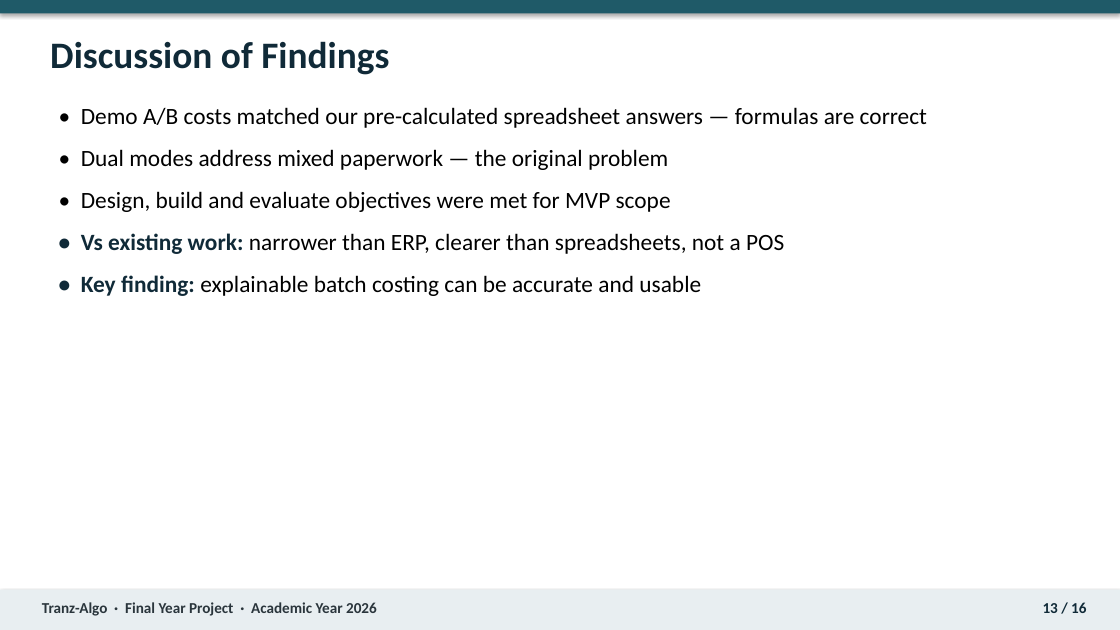
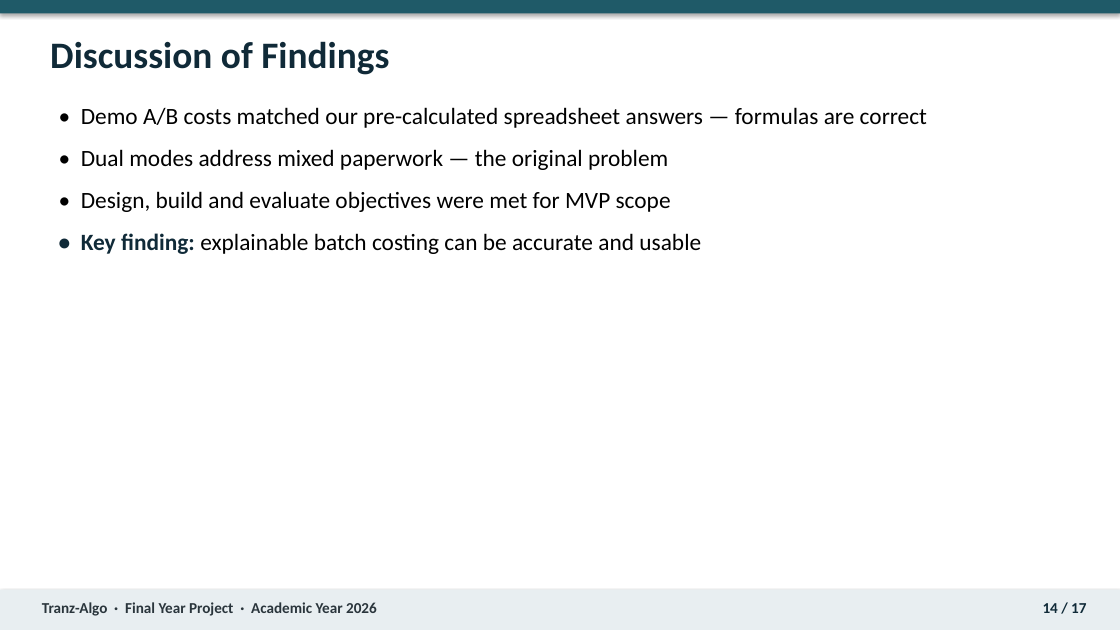
Before and after one commit to Nixon-Shibuchi/Tranz-Algo, a slide deck: slide 14 of docs/report/Tranz-Algo_Final_Year_Project_Presentation_2026.pptx (slide 13 before the commit). Drawn at 1120x630 pixels with LibreOffice and Linux fonts; fonts in the diff are those of the drawing. Boxes give left, top, right and bottom in pixels: in the first picture for what was removed or moved away, otherwise in the second. Text is boxed around its words. In the diff, an @@ line names an element or a change of style, - is before the commit and + after.

```diff
--- a/docs/report/Tranz-Algo_Final_Year_Project_Presentation_2026.pptx
+++ b/docs/report/Tranz-Algo_Final_Year_Project_Presentation_2026.pptx
@@ text at box(81, 233, 784, 254): paragraph removed @@
-• Vs existing work: narrower than ERP, clearer than spreadsheets, not a POS
@@ text at box(1043, 603, 1086, 613): text changed @@
-13 / 16
+14 / 17
```
Also in this commit, not shown: 13 other slides changed, 1 slide added, 39 other files.
